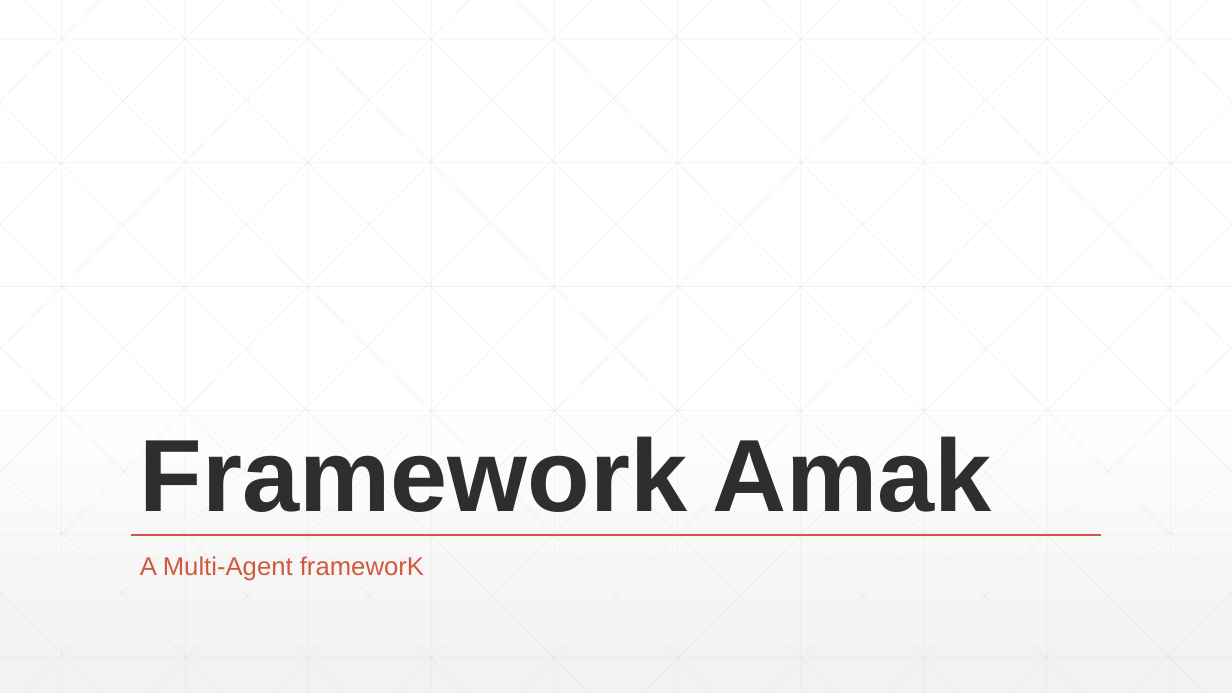
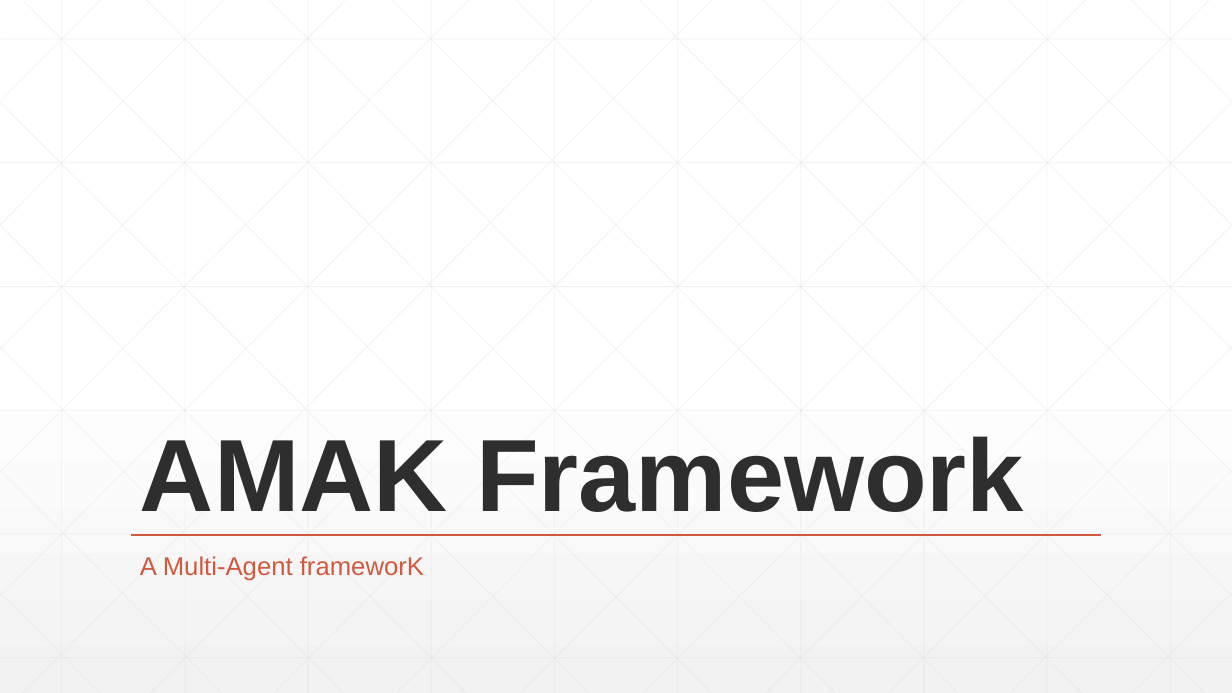
Before and after one commit to alexandreprl/amak, a slide deck: slide 1 of Slideshow.pptx. Drawn at 1232x693 pixels with LibreOffice and Linux fonts; fonts in the diff are those of the drawing. Boxes give left, top, right and bottom in pixels: in the first picture for what was removed or moved away, otherwise in the second. Text is boxed around its words. In the diff, an @@ line names an element or a change of style, - is before the commit and + after.

```diff
--- a/Slideshow.pptx
+++ b/Slideshow.pptx
@@ title at <box>140,436,1023,512</box>: text changed @@
-Framework Amak
+AMAK Framework
```
Also in this commit, not shown: 4 other slides changed, 1 slide added, 24 other files.
